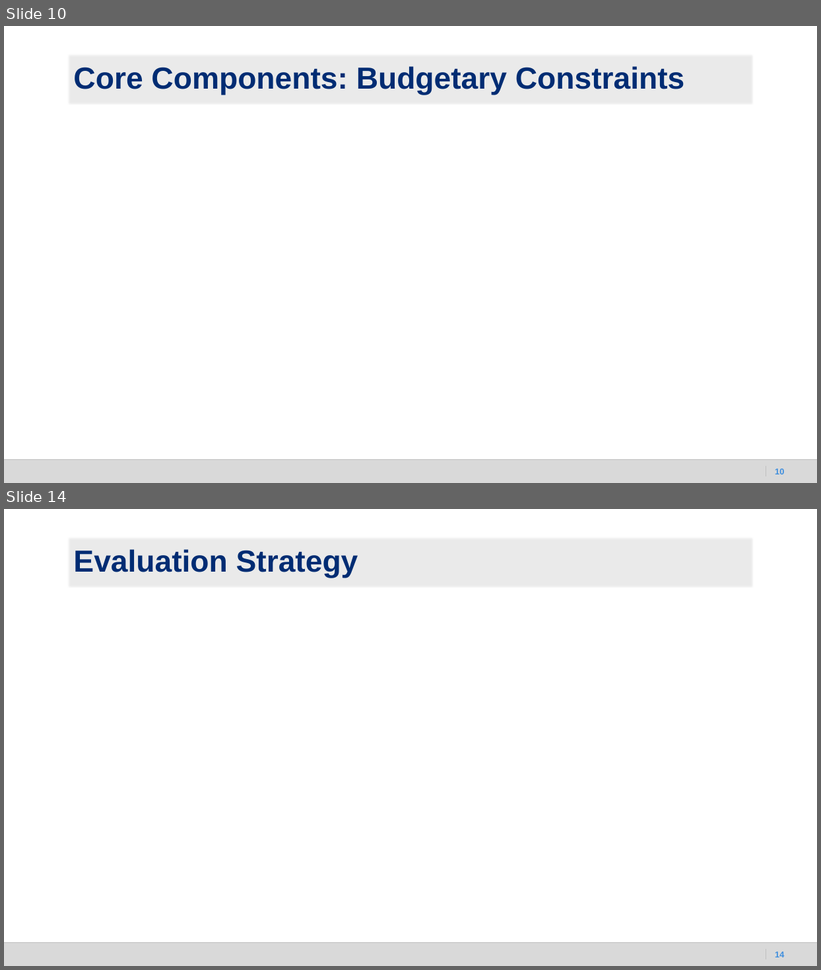
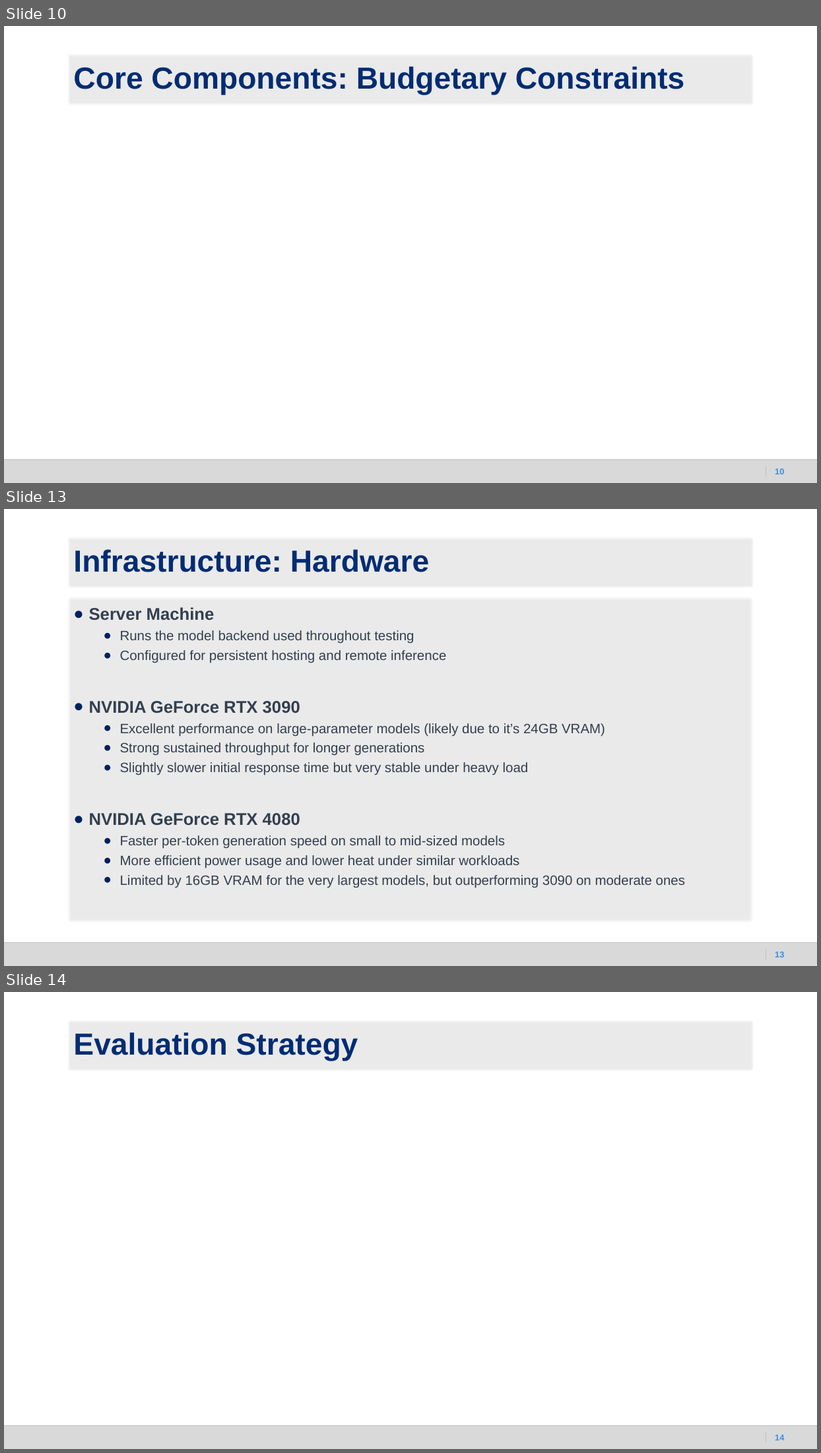
Before and after one commit to selenahuang017/llm-recipe-generation, a slide deck: Final_Presentation.pptx. Shown one above the other, each under a label of ours: slides 10 and 14 before the commit, slides 10, 13 and 14 after it; the slides between them are not shown. The pictures are 821x970 and 821x1453 pixels, drawn with LibreOffice and Linux fonts; fonts in the diff are those of the drawing; background and template pictures are left out. Boxes give left, top, right and bottom in pixels: in the first picture for what was removed or moved away, otherwise in the second. Text is boxed around its words. In the diff, an @@ line names an element or a change of style, - is before the commit and + after.

Commit message:
Included visualizations for base model comparisons

```diff
--- a/Final_Presentation.pptx
+++ b/Final_Presentation.pptx
@@ slide 13 added at box(4, 509, 817, 966), background picture (left out); not listed: 3 template elements that a slide beside it also shows @@
@@ title added at box(67, 537, 754, 588), fill #D9D9D9 at 50% opacity, 36 pt, text #002C73, bold @@
+Infrastructure: Hardware
@@ text added at box(67, 597, 754, 923), fill #D9D9D9 at 50% opacity, 16 pt, text #333F50 @@
+● Server Machine
+  ● Runs the model backend used throughout testing
+  ● Configured for persistent hosting and remote inference
+● NVIDIA GeForce RTX 3090
+  ● Excellent performance on large-parameter models (likely due to it’s 24GB VRAM)
+  ● Strong sustained throughput for longer generations
+  ● Slightly slower initial response time but very stable under heavy load
+● NVIDIA GeForce RTX 4080
+  ● Faster per-token generation speed on small to mid-sized models
+  ● More efficient power usage and lower heat under similar workloads
+  ● Limited by 16GB VRAM for the very largest models, but outperforming 3090 on moderate ones
@@ page number added at box(775, 952, 784, 958), 10 pt, text #3E8EDE, bold @@
+13
```
Also in this commit, not shown: 3 slides changed, 1 slide removed, 6 other files.
